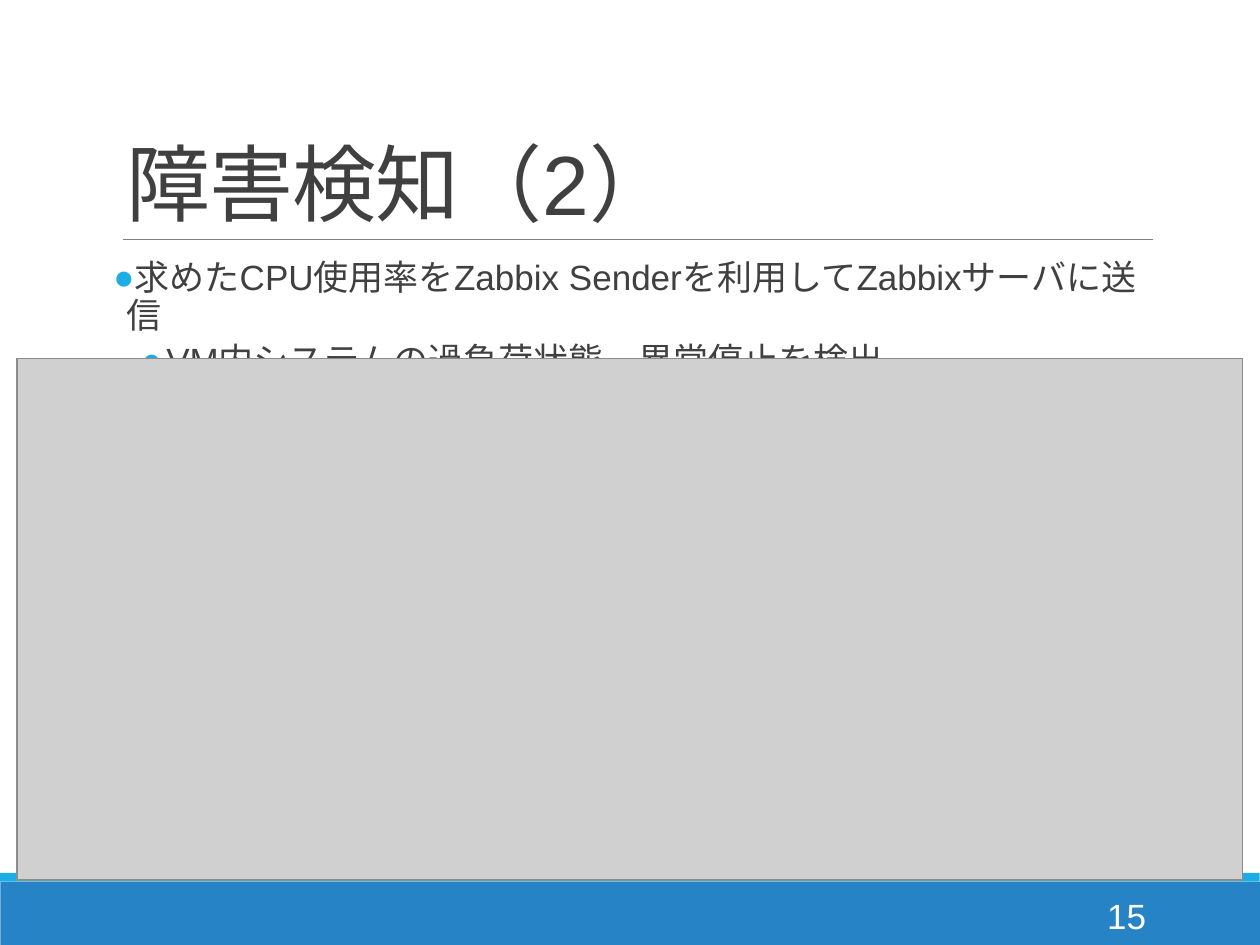
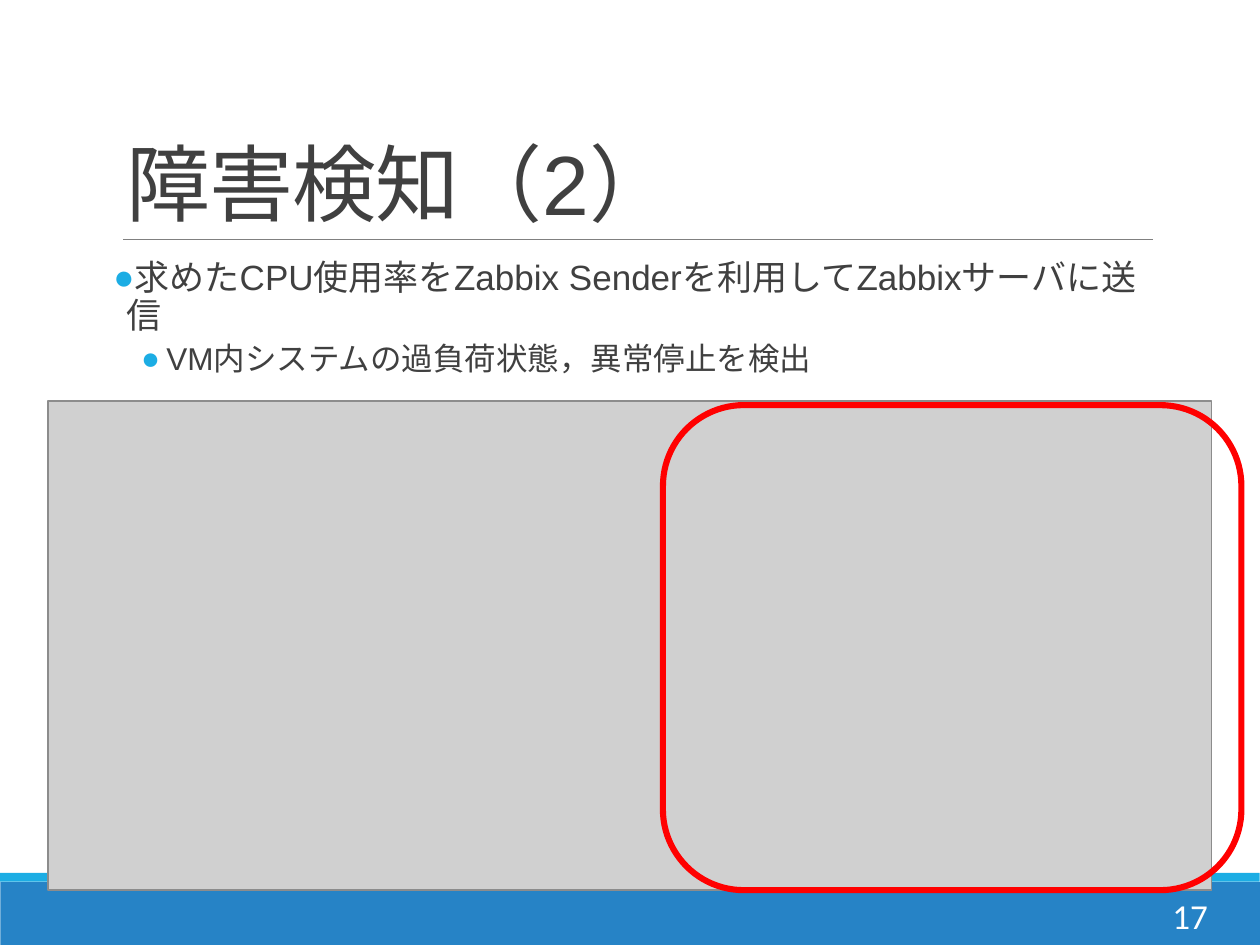
Before and after one commit to Kota0823/Document, a slide deck: slide 17 of 輪講2019-1_鈴木洸太.pptx (slide 15 before the commit). Drawn at 1260x945 pixels with LibreOffice and Linux fonts; fonts in the diff are those of the drawing; grey boxes stand for pictures. Boxes give left, top, right and bottom in pixels: in the first picture for what was removed or moved away, otherwise in the second. Text is boxed around its words. In the diff, an @@ line names an element or a change of style, - is before the commit and + after.

```diff
--- a/輪講2019-1_鈴木洸太.pptx
+++ b/輪講2019-1_鈴木洸太.pptx
@@ text at (x1=166, y1=345, x2=811, y2=373): size 20 to 18 pt in "VM内システムの過負荷状態，異常停止を検出" @@
@@ picture resized from (x1=18, y1=359, x2=1244, y2=881) to (x1=48, y1=401, x2=1212, y2=890) @@
@@ rounded rectangle added at (x1=663, y1=406, x2=1241, y2=891), outline #FF0000 3.5 pt @@
@@ page number at (x1=1172, y1=906, x2=1207, y2=929): text changed; font Arial to Calibri @@
-15
+17
```
Also in this commit, not shown: 30 other slides changed, 2 slides added.
